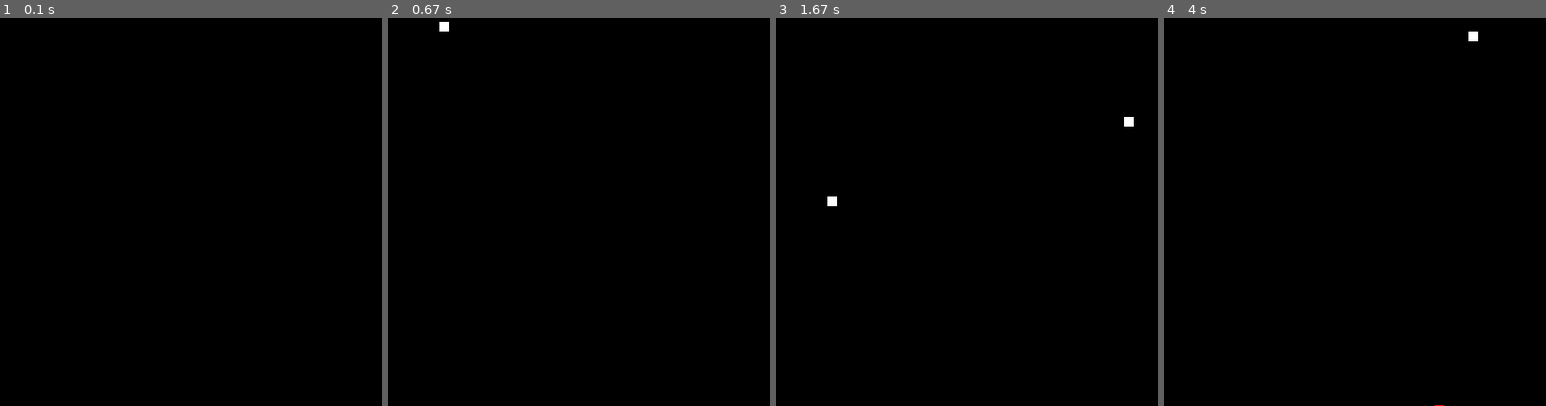
Above: before the commit, frames 1-4 (left to right).
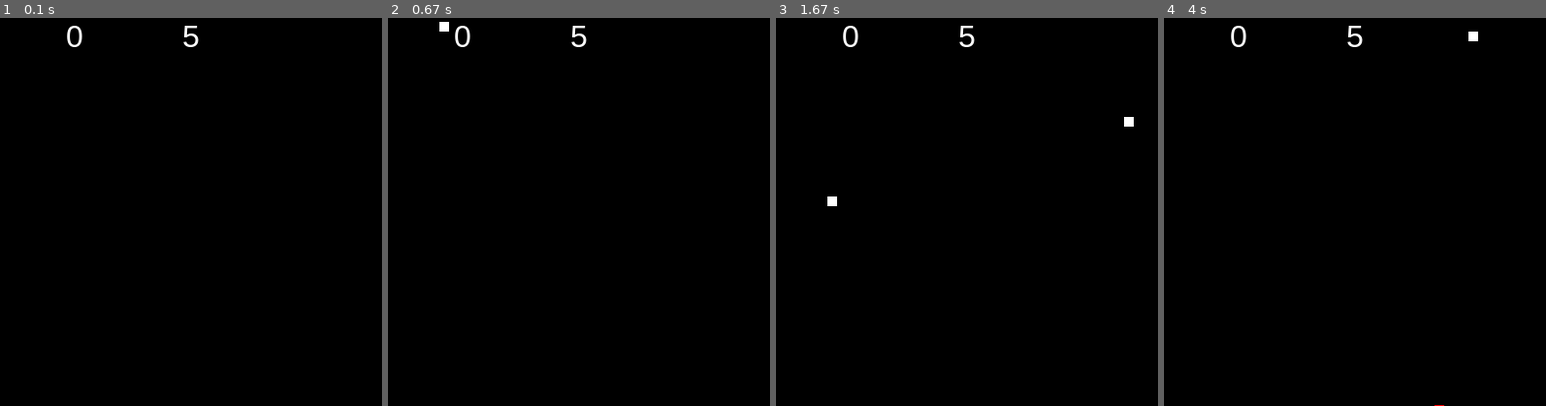
Above: after the commit, the same moments.

Repository: DIWASGHIMIREY/PygameCourse
Game: pygame game, started from main.py
Two runs of this game, one before a commit and one after it. Both use one fixed random seed, a clock stepped at 60 frames per second and the inputs below.
Inputs:
- Up to frame 1 (0.1 s): no input
- Up to frame 2 (0.67 s): tap Space at 0.33 s
- Up to frame 3 (1.67 s): hold D 0.67-1.13 s; tap Space at 0.73, 1.03, 1.23, 1.53 s; hold D 1.17-1.63 s
- Up to frame 4 (4 s): hold A 1.67-2.2 s; tap Space at 1.73, 2.03, 2.3, 2.6, 2.73, 3.03, 3.4, 3.7, 3.9 s; hold A 2.23-2.63 s; hold D 2.67-3.3 s; hold A 3.33-3.8 s; hold D from 3.83 s (still down)
The pictures show only the part of the screen within x 14-64%, y 1-51%; the shares and areas given below are measured in that part.

The runs differ from the first frame. In frame 1, 0.2% of the frame differs, in the area x 17-53%, y 2-8%; in frame 2, 0.2%; in frame 3, 0.2%; in frame 4, 0.2%.

Commit message:
finish at home

Diff:
--- a/main.py
+++ b/main.py
@@ -12,16 +12,32 @@
 GREEN = (0, 255, 0)
 BLUE = (0, 0, 255)
 
+font_name = pygame.font.match_font("arial")
+def draw_text(surf,text,size,x,y,color):
+    font = pygame.font.Font(font_name,size)
+    text_surface = font.render(text,True,color)
+    text_rect = text_surface.get_rect()
+    text_rect.midtop = (x,y)
+    surf.blit(text_surface,text_rect)
+
+
+def newmob():
+    meteors = pygame.sprite.Group()
+    meteor = Meteor()
+    meteors.add(meteor)
+    all_sprites.add(meteor)
+
+
 class Bullet(pygame.sprite.Sprite):
-    def __init__(self,x,y):
-        pygame.sprite.Sprite.__init__(self)
+    def __init__(self,pos1,pos2):
+        pygame.sprite.Sprite.__init__(self,)
         self.height = 20
         self.width = 10
         self.image = pygame.Surface((self.width,self.height))
         self.image.fill(RED)
         self.rect = self.image.get_rect()
-        self.rect.centerx = x
-        self.rect.bottom = y
+        self.rect.centerx = pos1
+        self.rect.bottom = pos2
         self.speedy = 3
 
     def update(self):
@@ -42,12 +58,14 @@
         self.speedy = 3
         self.last_shot = pygame.time.get_ticks()
         self.shoot_delay = 300
+        self.score = 0
+        self.health = 5
 
     def shoot(self):
         now = pygame.time.get_ticks()
         if now - self.last_shot > self.shoot_delay:
             self.last_shot = now
-            bullet = Bullet(self.rect.centerx, self.rect.top)
+            bullet = Bullet(self.rect.centerx,self.rect.top)
             all_sprites.add(bullet)
             bullets = pygame.sprite.Group()
             bullets.add(bullet)
@@ -85,7 +103,6 @@
             self.kill()
 
 
-
 pygame.init()
 
 
@@ -95,10 +112,11 @@
 
 all_sprites = pygame.sprite.Group()
 meteors = pygame.sprite.Group()
-
+bullets = pygame.sprite.Group()
 
 ship = Player()
 all_sprites.add(ship)
+
 
 meteor_spawn_delay = 500
 last_meteor_spawn = pygame.time.get_ticks()
@@ -119,12 +137,22 @@
     for event in pygame.event.get():
         if event.type == pygame.QUIT:
             running = False
-
+    hit_player =  pygame.sprite.spritecollide(ship,meteors,True)
+    hit_mob = pygame.sprite.groupcollide(meteors,bullets,True,True)
+    if hit_player:
+        ship.health -= 1
+        newmob()
+        if ship.health >= 0:
+            pass
+    if hit_mob:
+        pass
 
     all_sprites.update()
 
     screen.fill(BLACK)
     all_sprites.draw(screen)
+    draw_text(screen,str(ship.score),32,WIDTH//4,10,WHITE)
+    draw_text(screen, str(ship.health), 32, (WIDTH // 2.5), 10, WHITE)
 
 
     pygame.display.flip()
